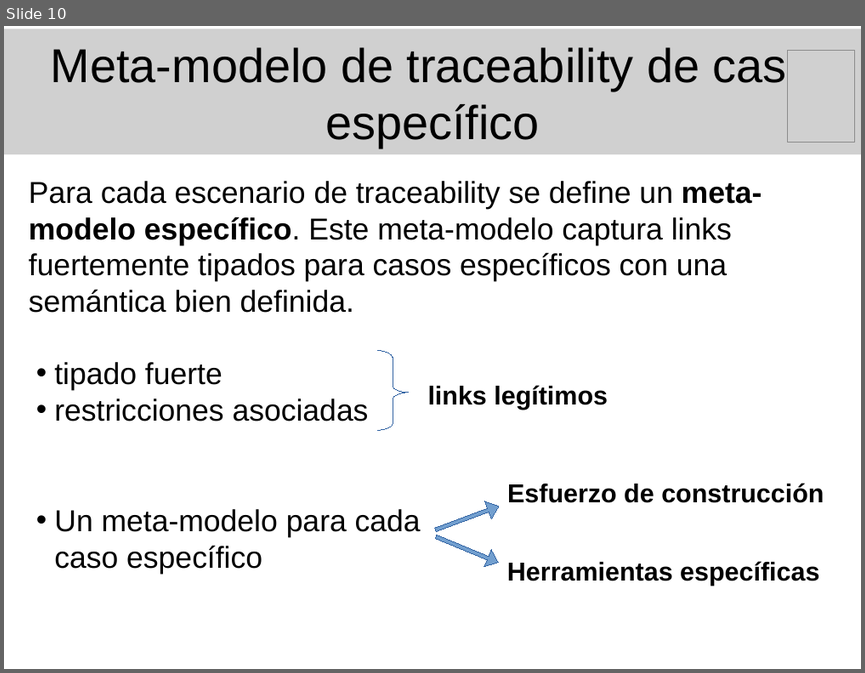
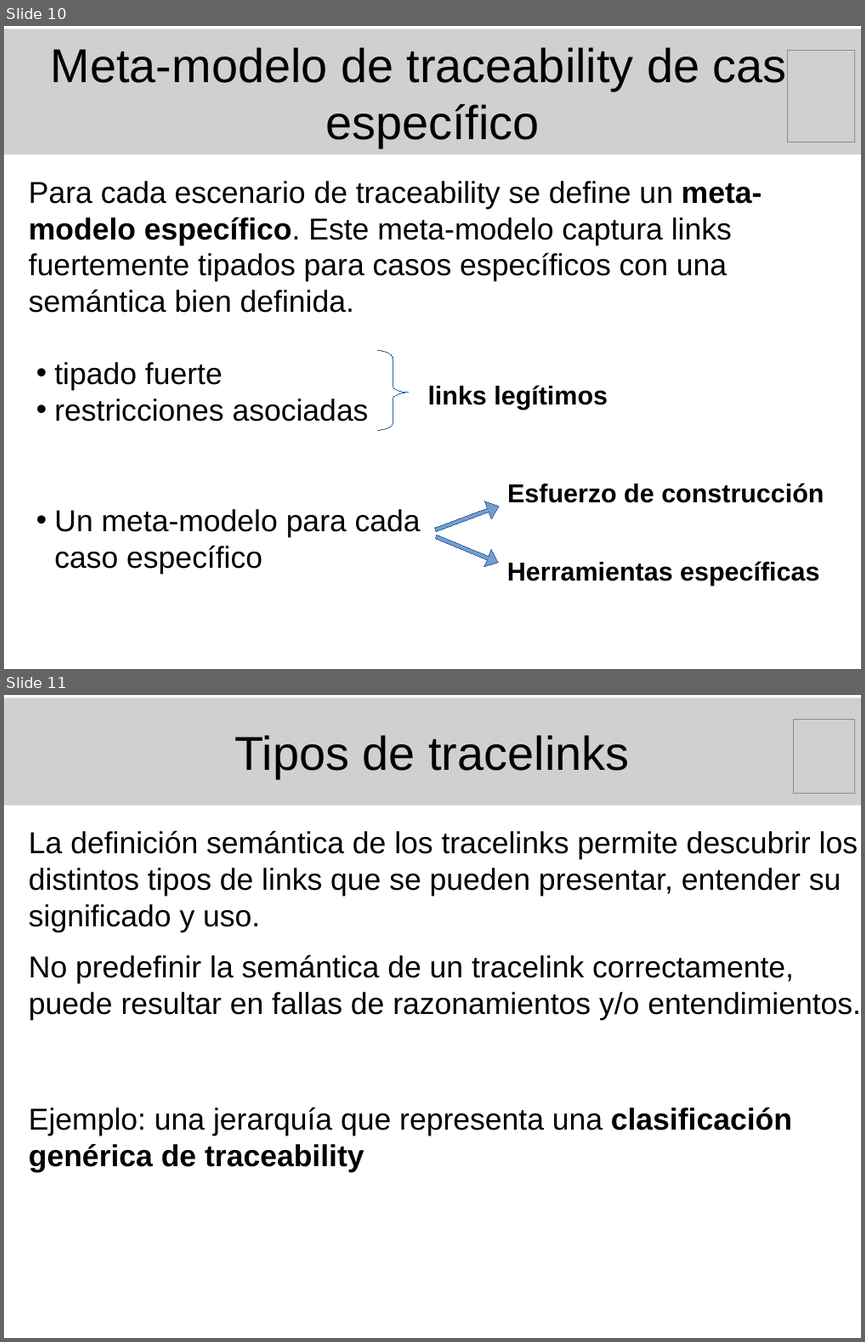
Before and after one commit to marianogili/TraceabilityEditor, a slide deck: Presentacion/PresentacionGili.odp. Shown one above the other, each under a label of ours: slide 10 before the commit, slides 10 and 11 after it. The pictures are 865x673 and 865x1342 pixels, drawn with LibreOffice and Linux fonts; fonts in the diff are those of the drawing; grey boxes stand for pictures. Boxes give left, top, right and bottom in pixels: in the first picture for what was removed or moved away, otherwise in the second. Text is boxed around its words. In the diff, an @@ line names an element or a change of style, - is before the commit and + after.

Commit message:
Presentación de la tesis: Tería de traceability -> Tipos de tracelinks y generación de tracelinks.

```diff
--- a/Presentacion/PresentacionGili.odp
+++ b/Presentacion/PresentacionGili.odp
@@ slide 11 added at (4,695,861,1338), background #FFFFFF @@
@@ picture added at (4,698,861,805), 44 pt, text #000000 @@
+Tipos de tracelinks
@@ picture added at (794,719,856,792) @@
@@ text added at (29,830,861,1172), 28 pt, text #000000 @@
+La definición semántica de los tracelinks permite descubrir los distintos tipos de links que se pueden presentar, entender su significado y uso.
+No predefinir la semántica de un tracelink correctamente, puede resultar en fallas de razonamientos y/o entendimientos.
+Ejemplo: una jerarquía que representa una clasificación genérica de traceability
```
Also in this commit, not shown: 3 slides changed, 6 other slides added.
